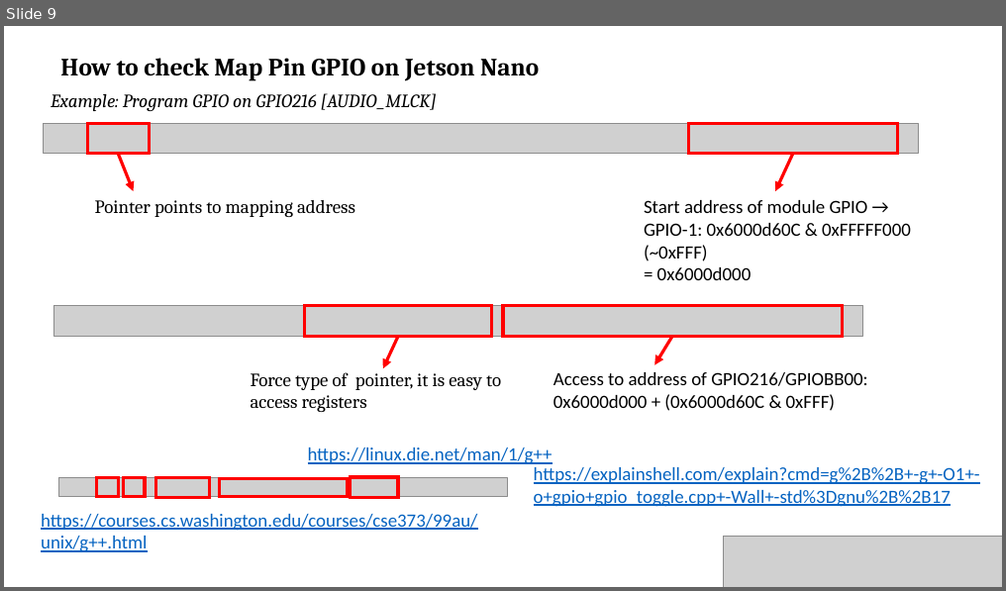
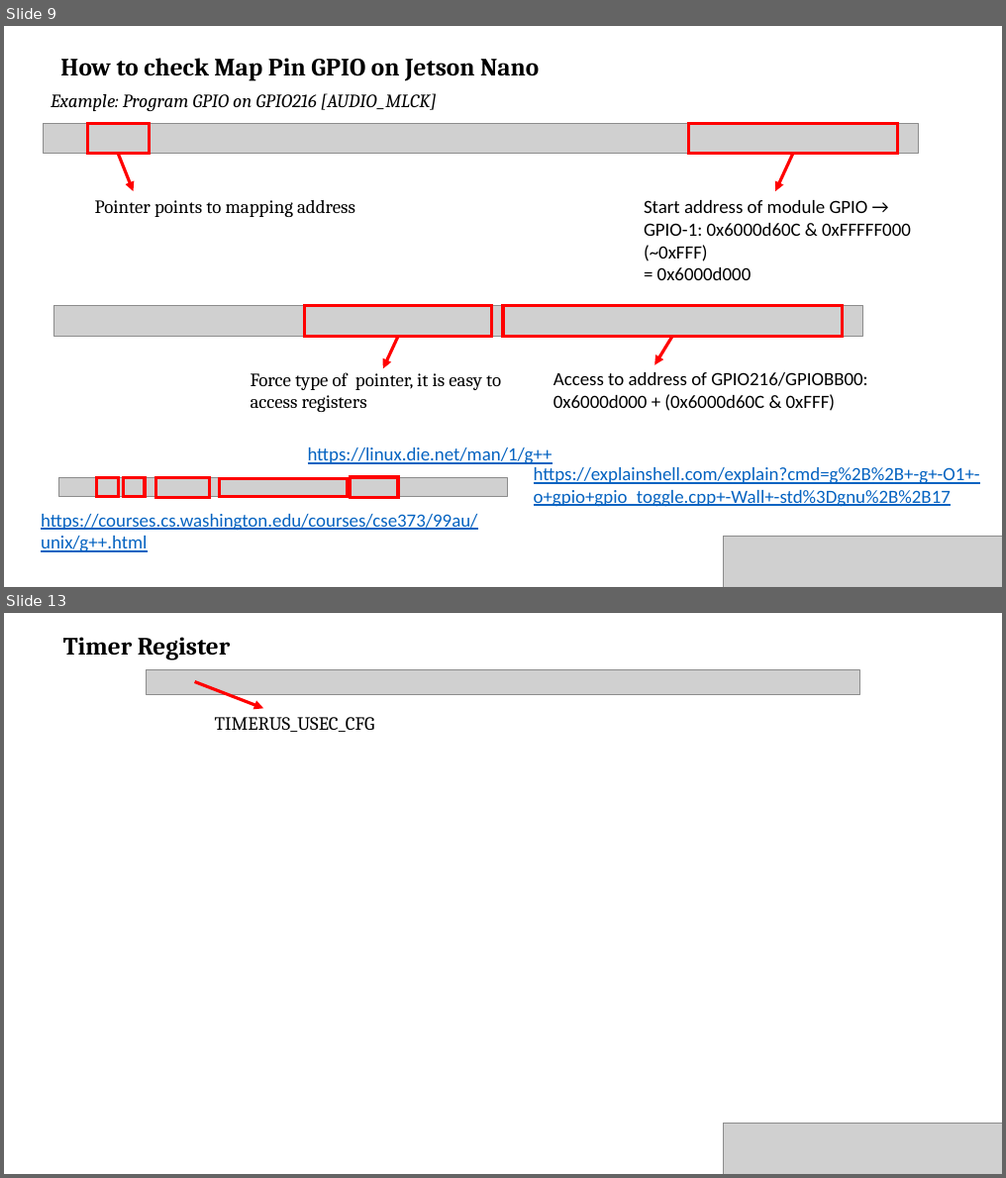
Before and after one commit to thanhhaibk96/Jetson-Nano-Tutorial, a slide deck: Tutorial.pptx. Shown one above the other, each under a label of ours: slide 9 before the commit, slides 9 and 13 after it; the slides between them are not shown. The pictures are 1006x591 and 1006x1178 pixels, drawn with LibreOffice and Linux fonts; fonts in the diff are those of the drawing; grey boxes stand for pictures. Boxes give left, top, right and bottom in pixels: in the first picture for what was removed or moved away, otherwise in the second. Text is boxed around its words. In the diff, an @@ line names an element or a change of style, - is before the commit and + after.

```diff
--- a/Tutorial.pptx
+++ b/Tutorial.pptx
@@ slide 13 added at (x1=4, y1=613, x2=1002, y2=1174), background #FFFFFF @@
@@ text added at (x1=63, y1=637, x2=231, y2=661), 24 pt, text #000000, bold @@
+Timer Register
@@ picture added at (x1=147, y1=669, x2=859, y2=694) @@
@@ arrow added from (195, 682) to (263, 708), #FF0000 3 pt @@
@@ text added at (x1=215, y1=717, x2=375, y2=732), 18 pt, text #000000 @@
+TIMERUS_USEC_CFG
@@ picture added at (x1=724, y1=1124, x2=1002, y2=1174) @@
```
Also in this commit, not shown: 20 other slides added.
